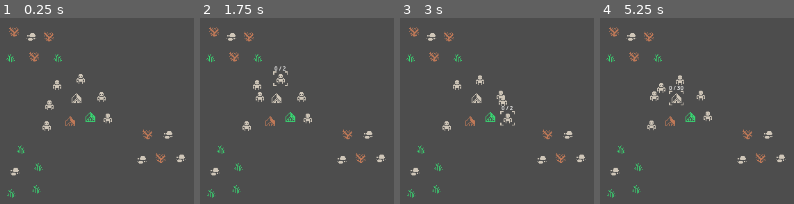
Above: before the commit, frames 1-4 (left to right).
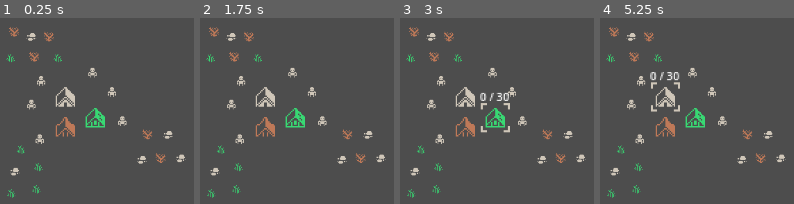
Above: after the commit, the same moments.

Repository: mcpeggin/rts-gathering-game
Game: Godot game, scene res://World.tscn
The game is run twice, just before and just after one commit, with the same random seed, the same clock (stepped at 60 frames per second) and the same inputs.
Inputs (mouse positions are in pixels of both pictures, inside the frame that each line leads up to):
- Up to frame 1 (0.25 s): no input
- Up to frame 2 (1.75 s): tap Enter at 0.5 s; move the mouse to (248, 105) at 0.52 s; right-click (248, 105) at 0.6 s; click (248, 105) at 0.67 s; tap Space at 1.25 s; move the mouse to (281, 79) at 1.27 s; right-click (281, 79) at 1.35 s; click (281, 79) at 1.42 s
- Up to frame 3 (3 s): tap Enter at 2 s; move the mouse to (500, 96) at 2.02 s; right-click (500, 96) at 2.1 s; click (500, 96) at 2.17 s; move the mouse to (508, 118) at 2.77 s; right-click (508, 118) at 2.85 s; click (508, 118) at 2.92 s
- Up to frame 4 (5.25 s): tap Space at 3.5, 5 s; move the mouse to (646, 125) at 3.52 s; right-click (646, 125) at 3.6 s; click (646, 125) at 3.67 s; tap Enter at 4.25 s; move the mouse to (656, 84) at 4.27 s; right-click (656, 84) at 4.35 s; click (656, 84) at 4.42 s; move the mouse to (675, 97) at 5.02 s; right-click (675, 97) at 5.1 s; click (675, 97) at 5.17 s

The runs differ from the first frame. In frame 1, 3.7% of the frame differs, in the area x 13-66%, y 26-68%; in frame 2, 3.8%; in frame 3, 4.4%; in frame 4, 4.4%.

Commit message:
click on storage

Diff:
--- a/AbstractSelectableStatic.gd
+++ b/AbstractSelectableStatic.gd
@@ -12,6 +12,11 @@
 	area.connect("mouse_exited", _on_mouse_exited)
 
 func _input(event):
+	if event is InputEventMouseButton and event.pressed and event.button_index == MOUSE_BUTTON_LEFT:
+		if not is_hover:
+			is_selected = false
+			indicator.visible = false
+
 	if get_tree().get_nodes_in_group('selected_villagers').size() > 0:
 		if event is InputEventMouseButton and event.pressed and event.button_index == MOUSE_BUTTON_RIGHT:
 			if is_hover:
--- a/StoneStorage.tscn
+++ b/StoneStorage.tscn
@@ -17,6 +17,7 @@
 [sub_resource type="RectangleShape2D" id="RectangleShape2D_22tn4"]
 
 [node name="StoneStorage" type="Node2D" groups=["stone_storages", "storages"]]
+scale = Vector2(2, 2)
 script = ExtResource("1_64ibt")
 qty = 30
 type = 1
@@ -39,7 +40,7 @@
 grow_vertical = 0
 scale = Vector2(1, 1.0064386)
 size_flags_horizontal = 4
-text = "0 / 20"
+text = "0 / 30"
 label_settings = SubResource("LabelSettings_u0883")
 horizontal_alignment = 1
 
--- a/StorageBuilding.gd
+++ b/StorageBuilding.gd
@@ -38,6 +38,16 @@
 	area.connect("area_exited", _on_area_exited)
 
 	dispense_timer.timeout.connect(_on_gather_tick)
+
+func _input(event):
+	super._input(event)
+
+	if get_tree().get_nodes_in_group('selected_villagers').size() > 0:
+		if event is InputEventMouseButton and event.pressed and event.button_index == MOUSE_BUTTON_RIGHT:
+			if is_hover:
+				var selected = get_tree().get_nodes_in_group('selected_villagers')
+				for villager in selected:
+					villager.assign_storage(self)
 
 func update_stored_resource_label():
 	resource_counter.text = "%d / %d" % [qty_stored, max_capacity]
--- a/Villager.gd
+++ b/Villager.gd
@@ -36,7 +36,11 @@
 	if Engine.is_editor_hint():
 		return
 
+	var saved_click_pos = click_pos
 	super._physics_process(delta)
+
+	if _just_assigned_good:
+		click_pos = saved_click_pos
 
 	if Input.is_action_just_pressed("right_click") and is_selected:
 		if not _just_assigned_good:
@@ -65,6 +69,37 @@
 	cur_state = STATES.MOVING_TO_GOODS
 	click_pos = good.position
 	_just_assigned_good = true
+
+func assign_storage(storage):
+	assigned_storage = storage
+	var good = find_nearest_good_by_type(storage)
+
+	if good:
+		assigned_good = good
+		cur_state = STATES.MOVING_TO_GOODS
+		click_pos = good.position
+	else:
+		cur_state = STATES.IDLE
+
+	_just_assigned_good = true
+
+func find_nearest_good_by_type(storage):
+	var goods = get_tree().get_nodes_in_group('goods')
+	var nearest = null
+	var nearest_dist = INF
+
+	for good in goods:
+		if storage.type != storage.TYPES.ANY and good.type != storage.type:
+			continue
+		if good.qty_available <= 0:
+			continue
+
+		var dist = position.distance_to(good.position)
+		if dist < nearest_dist:
+			nearest_dist = dist
+			nearest = good
+
+	return nearest
 
 func _on_moved_to_goods():
 	match cur_state:
--- a/WheetStorage.tscn
+++ b/WheetStorage.tscn
@@ -17,6 +17,7 @@
 [sub_resource type="RectangleShape2D" id="RectangleShape2D_4crfr"]
 
 [node name="WheetStorage" type="Node2D" groups=["storages", "wheet_storages"]]
+scale = Vector2(2, 2)
 script = ExtResource("1_2cnbs")
 qty = 30
 type = 2
@@ -39,7 +40,7 @@
 grow_vertical = 0
 scale = Vector2(1, 1.0064386)
 size_flags_horizontal = 4
-text = "0 / 20"
+text = "0 / 30"
 label_settings = SubResource("LabelSettings_mlig0")
 horizontal_alignment = 1
 
--- a/WoodStorage.tscn
+++ b/WoodStorage.tscn
@@ -17,6 +17,7 @@
 [sub_resource type="RectangleShape2D" id="RectangleShape2D_eseoo"]
 
 [node name="WoodStorage" type="Node2D" groups=["storages", "wood_storages"]]
+scale = Vector2(2, 2)
 script = ExtResource("1_e1t4m")
 qty = 30
 
--- a/World.tscn
+++ b/World.tscn
@@ -35,32 +35,32 @@
 position = Vector2(574, 326)
 
 [node name="Villager" parent="." instance=ExtResource("2_2dftf")]
-position = Vector2(530, 312)
+position = Vector2(504, 311)
 max_capacity = 5
 
 [node name="Villager4" parent="." instance=ExtResource("2_2dftf")]
-position = Vector2(575, 274)
+position = Vector2(592, 265)
 
 [node name="Villager5" parent="." instance=ExtResource("2_2dftf")]
-position = Vector2(605, 300)
+position = Vector2(620, 293)
 
 [node name="Villager6" parent="." instance=ExtResource("2_2dftf")]
-position = Vector2(614, 331)
+position = Vector2(635, 335)
 
 [node name="Villager2" parent="." instance=ExtResource("2_2dftf")]
-position = Vector2(526, 342)
+position = Vector2(516, 361)
 
 [node name="Villager3" parent="." instance=ExtResource("2_2dftf")]
-position = Vector2(541, 283)
+position = Vector2(518, 277)
 
 [node name="StoneStorage" parent="." instance=ExtResource("6_wygdx")]
-position = Vector2(569, 302)
+position = Vector2(553, 300)
 
 [node name="WoodStorage" parent="." instance=ExtResource("4_js7pq")]
-position = Vector2(560, 335)
+position = Vector2(553, 343)
 
 [node name="WheetStorage" parent="." instance=ExtResource("5_eu7l1")]
-position = Vector2(589, 329)
+position = Vector2(596, 330)
 
 [node name="Stone" parent="." instance=ExtResource("6_p1v5b")]
 position = Vector2(504, 213)
